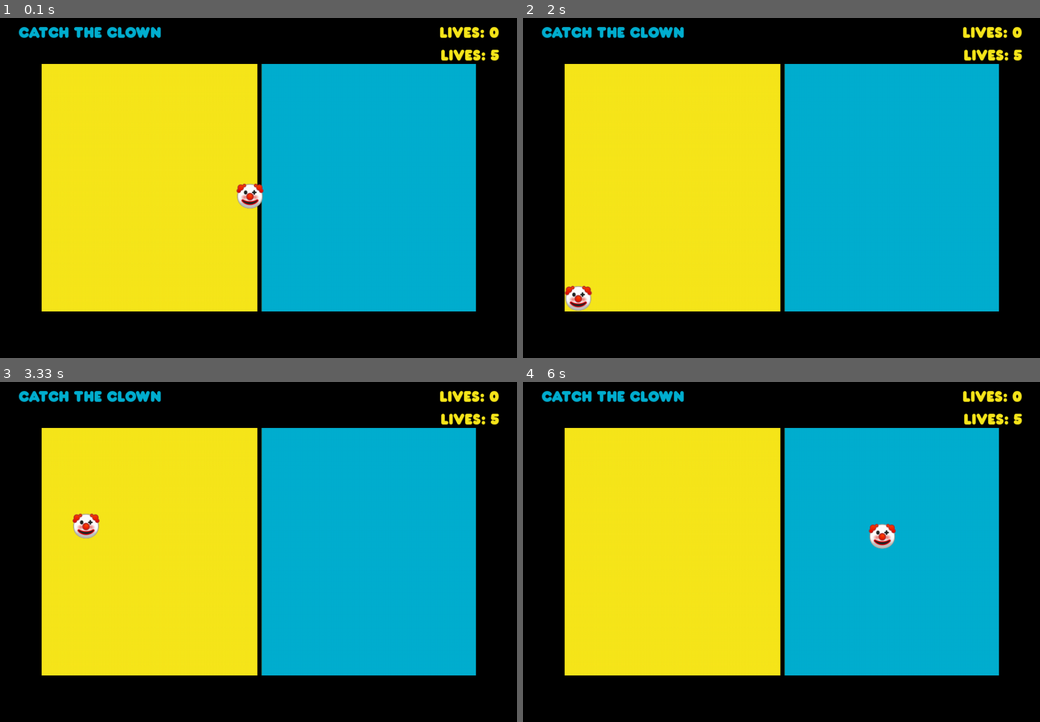
Above: before the commit, frames 1-4 (two rows, left to right).
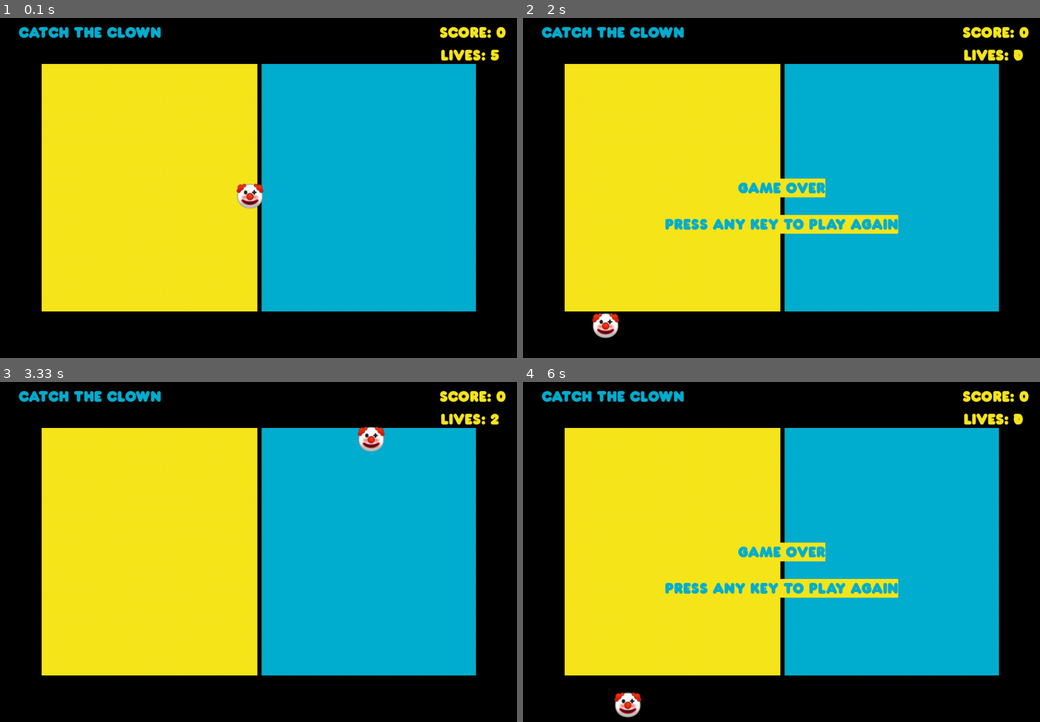
Above: after the commit, the same moments.

Repository: trjohnson3/pygame-catch_the_clown
Game: pygame game, started from game.py
The game is run twice, just before and just after one commit, with the same random seed, the same clock (stepped at 60 frames per second) and the same inputs.
Inputs (mouse positions are in pixels of both pictures, inside the frame that each line leads up to):
- Up to frame 1 (0.1 s): no input
- Up to frame 2 (2 s): click (781, 188) at 0.38 s; click (786, 208) at 0.72 s; click (616, 137) at 1.05 s; click (977, 307) at 1.38 s; click (791, 72) at 1.72 s
- Up to frame 3 (3.33 s): click (232, 640) at 2.05 s; click (242, 494) at 2.38 s; click (180, 480) at 2.72 s; click (398, 521) at 3.05 s
- Up to frame 4 (6 s): click (946, 545) at 3.38 s; click (895, 490) at 3.72 s; click (626, 487) at 4.05 s; click (807, 538) at 4.38 s; click (626, 531) at 4.72 s; click (698, 650) at 5.05 s; click (616, 677) at 5.38 s; click (698, 439) at 5.72 s

The runs differ from the first frame. In frame 1, 0.3% of the frame differs, in the area x 85-98%, y 2-6%; in frame 2, 3.0%; in frame 3, 1.0%; in frame 4, 3.0%, in the area x 17-98%, y 2-99%.

Commit message:
finish game play

Diff:
--- a/game.py
+++ b/game.py
@@ -108,10 +108,44 @@
     clown_rect.y += clown_dy * clown_velocity
 
     #Bounce the clown
-    if clown_rect.left <= 0 or clown_rect.right >= WINDOW_WIDTH:
-        clown_dx *= -1
-    if clown_rect.top <= 0 or clown_rect.bottom >= WINDOW_HEIGHT:
-        clown_dy *= -1
+    if clown_rect.x <= 0 or clown_rect.x >= WINDOW_WIDTH - 48:
+        clown_dx = -1*clown_dx
+    if clown_rect.y <= 0 or clown_rect.y >= WINDOW_HEIGHT - 48:
+        clown_dy = -1*clown_dy
+
+    #Update HUD
+    score_text = font.render('Score: ' + str(score), True, YELLOW)
+    player_lives_text = font.render('Lives: ' + str(player_lives), True, YELLOW)
+
+    #Check for game over
+    if player_lives <= 0:
+        display.blit(player_lives_text, player_lives_rect)
+        display.blit(game_over_text, game_over_rect)
+        display.blit(continue_text, continue_rect)
+        pygame.display.update()
+
+        #Pause until the player clicks, then restart game
+        pygame.mixer.music.stop()
+        pygame.time.wait(500)
+        is_paused = True
+        while is_paused:
+            for event in pygame.event.get():
+                #Wants to play again
+                if event.type == pygame.MOUSEBUTTONDOWN:
+                    score = 0
+                    player_lives = PLAYER_STARTING_LIVES
+                    clown_rect.center = (WINDOW_WIDTH//2, WINDOW_HEIGHT//2)
+                    clown_velocity = CLOWN_STARTING_VELOCITY
+                    clown_dx = random.choice([-1, 1])
+                    clown_dy = random.choice([-1, 1])
+                    pygame.mixer.music.play(-1, 0.0)
+                    is_paused = False
+                #Wants to quit
+                elif event.type == pygame.QUIT:
+                    is_paused = False
+                    running = False
+
+
 
     #Filling display
     display.fill(BLACK)
